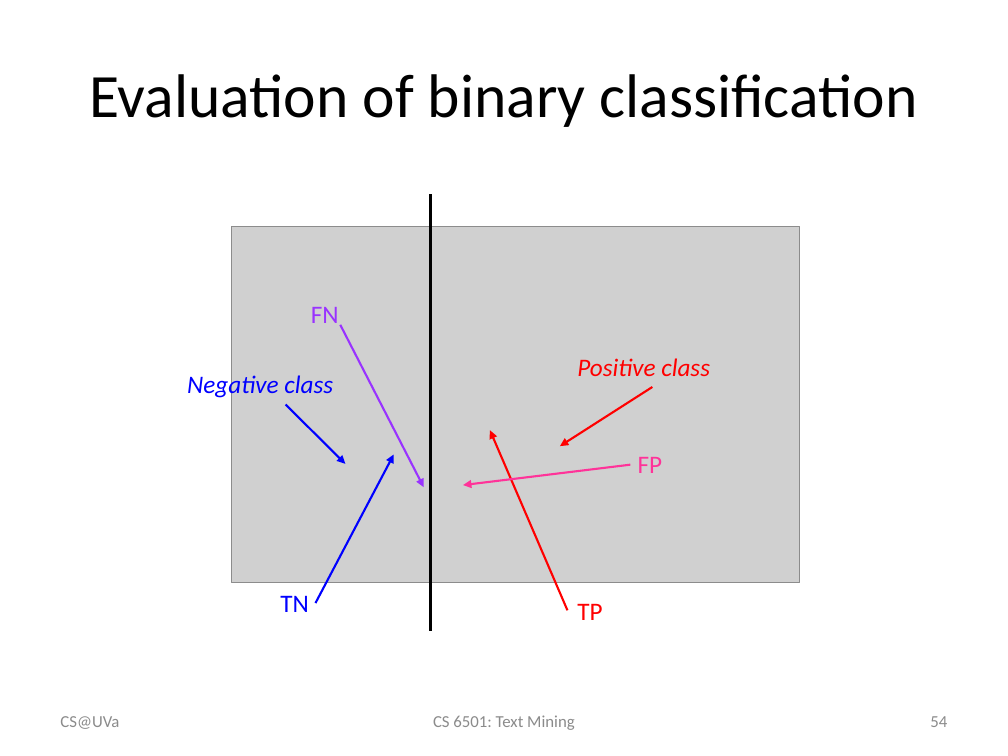
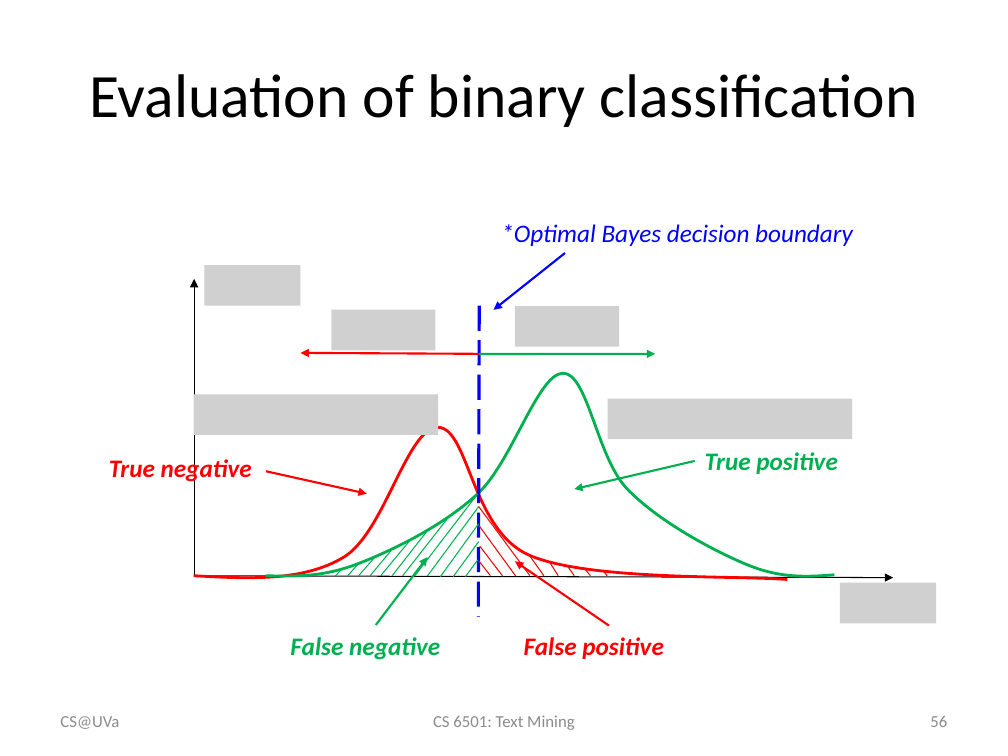
Before and after one commit to wang296/CS6501-Text-Mining, a slide deck: slide 56 of docs/TextCategorization.pptx (slide 54 before the commit). Drawn at 1008x756 pixels with LibreOffice and Linux fonts; fonts in the diff are those of the drawing; grey boxes stand for pictures. Boxes give left, top, right and bottom in pixels: in the first picture for what was removed or moved away, otherwise in the second. Text is boxed around its words. In the diff, an @@ line names an element or a change of style, - is before the commit and + after.

```diff
--- a/docs/TextCategorization.pptx
+++ b/docs/TextCategorization.pptx
@@ line removed from (431, 195) to (431, 631) @@
@@ picture removed at <box>232,226,800,583</box> @@
@@ arrow moved from (285, 404) - (346, 464) to (565, 253) - (494, 309) @@
@@ text removed at <box>311,307,339,323</box> @@
-FN
@@ arrow removed from (341, 325) to (423, 487) @@
@@ text removed at <box>577,358,710,376</box> @@
-Positive class
@@ text removed at <box>187,373,333,400</box> @@
-Negative class
@@ arrow removed from (652, 387) to (560, 447) @@
@@ group added at <box>109,224,935,660</box>: 22 lines, 6 arrows, 6 pictures, 5 texts, 2 freeform shapes @@
+False positive
+False negative
+*Optimal Bayes decision boundary
+True positive
+True negative
@@ arrow removed from (316, 603) to (394, 455) @@
@@ arrow moved from (630, 465) - (463, 485) to (695, 461) - (575, 489) @@
@@ arrow (695, 461) - (575, 489): stroke #FF3399 1.5 pt to #00B050 1.5 pt @@
@@ text removed at <box>638,457,663,473</box> @@
-FP
@@ arrow moved from (568, 610) - (490, 430) to (609, 626) - (515, 561) @@
@@ text removed at <box>280,595,309,612</box> @@
-TN
@@ text removed at <box>577,603,602,620</box> @@
-TP
@@ page number at <box>930,716,947,727</box>: text changed @@
-54
+56
```
Also in this commit, not shown: 5 other slides changed, 4 slides added, 1 other file.
